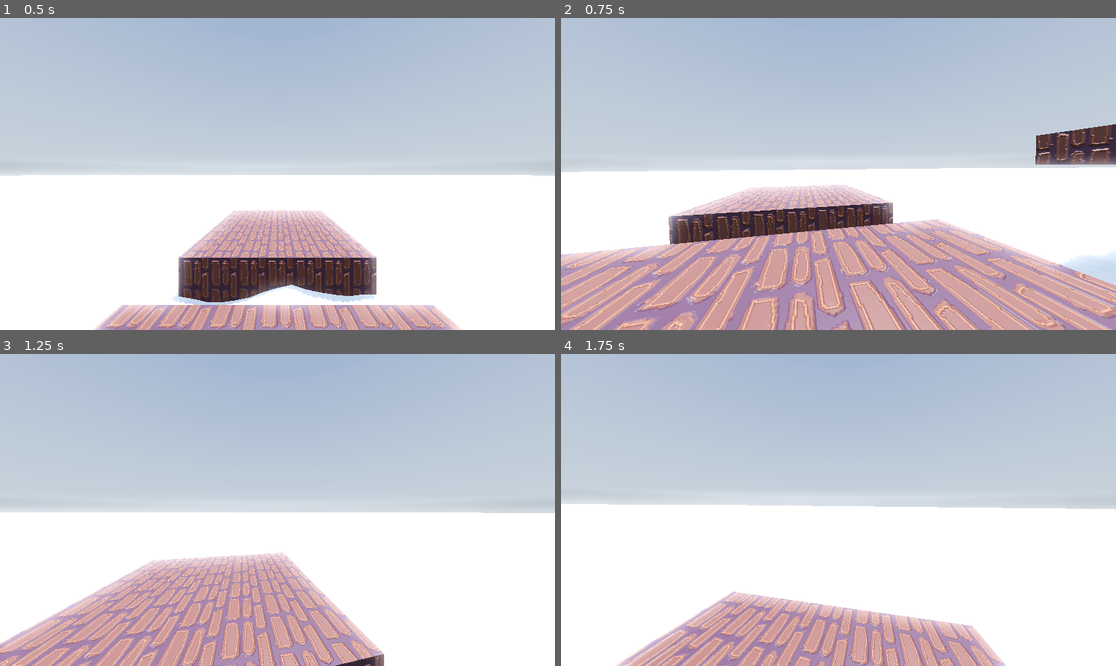
Above: before the commit, frames 1-4 (two rows, left to right).
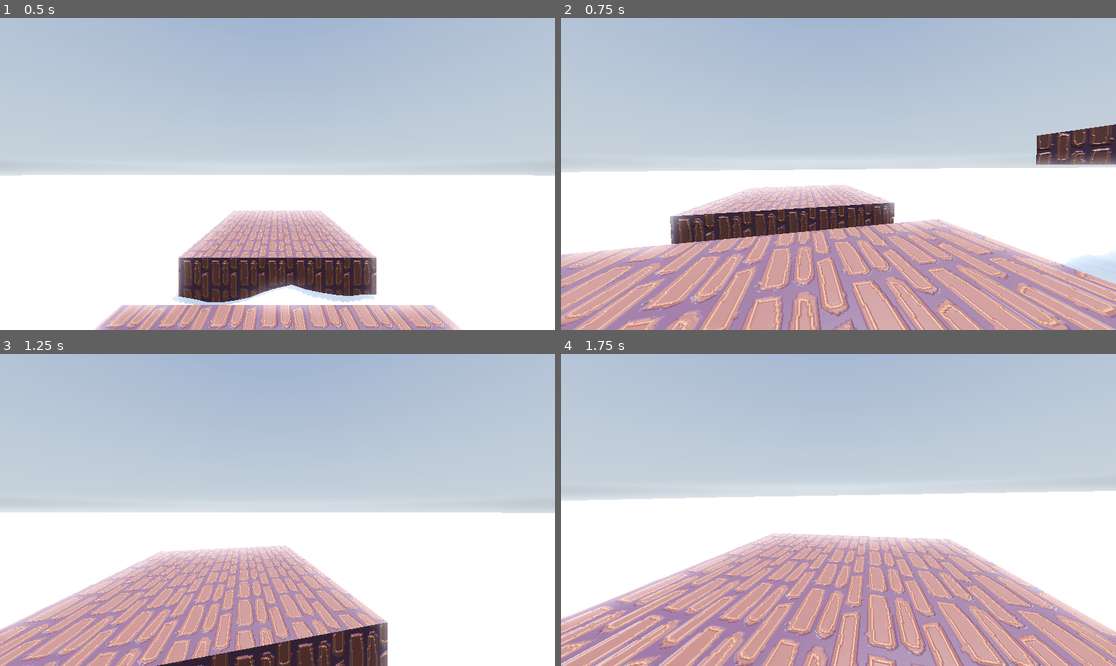
Above: after the commit, the same moments.

Repository: pavvevo/Salt-1-2
Game: Godot game, scene res://scenes/main.tscn
The game is run twice, just before and just after one commit, with the same random seed, the same clock (stepped at 60 frames per second) and the same inputs. A sky picture missing from this copy of the repository is replaced by a grey-blue gradient.
Inputs (mouse positions are in pixels of both pictures, inside the frame that each line leads up to):
- Up to frame 1 (0.5 s): no input
- Up to frame 2 (0.75 s): move the mouse to (866, 174) at 0.52 s; hold W (Forward) from 0.53 s (still down); hold Ctrl (Crouch) from 0.53 s (still down)
- Up to frame 3 (1.25 s): keep holding W (Forward); keep holding Ctrl (Crouch); tap Space (Jump) at 0.77 s
- Up to frame 4 (1.75 s): keep holding W (Forward); move the mouse to (810, 510) at 1.27 s; release Ctrl (Crouch) at 1.28 s; tap Alt (Freelook) at 1.35 s; tap Space (Jump) at 1.52 s

Frame 1 is identical in both runs. In frame 2, 13% of the frame differs, in the area x 0-100%, y 34-100%; in frame 3, 15%; in frame 4, 32%, in the area x 0-100%, y 43-100%.

Commit message:
move speed promqna i zapochva se mecha

Diff:
--- /dev/null
+++ b/meshes/weapons/sword/sword.tres
@@ -0,0 +1,12 @@
+[gd_resource type="Resource" script_class="Weapons" load_steps=3 format=3 uid="uid://bsnoxgvq3yybt"]
+
+[ext_resource type="Script" path="res://meshes/weapons/weapons.gd" id="1_e1kxf"]
+[ext_resource type="ArrayMesh" uid="uid://b0j7wwqud7thc" path="res://meshes/weapons/sword/sword.obj" id="1_v1s45"]
+
+[resource]
+script = ExtResource("1_e1kxf")
+name = &"Sword"
+position = Vector3(0.13, -0.165, -0.22)
+rotation = Vector3(-89, 172, 15)
+mesh = ExtResource("1_v1s45")
+shadow = false
--- /dev/null
+++ b/meshes/weapons/weapons.gd
@@ -0,0 +1,9 @@
+class_name Weapons extends Resource
+
+@export var name : StringName
+@export_category("Weapon Orientation")
+@export var position: Vector3
+@export var rotation: Vector3
+@export_category("Visual Settings")
+@export var mesh : Mesh
+@export var shadow: bool
--- a/scenes/Player.tscn
+++ b/scenes/Player.tscn
@@ -1,6 +1,6 @@
 [gd_scene load_steps=13 format=3 uid="uid://cbfmat004qsnw"]
 
-[ext_resource type="Script" path="res://scripts/Player.gd" id="1_ohnqo"]
+[ext_resource type="Script" path="res://scripts/player.gd" id="1_ohnqo"]
 
 [sub_resource type="CapsuleShape3D" id="CapsuleShape3D_ffv8i"]
 
--- /dev/null
+++ b/scenes/weapon.tscn
@@ -0,0 +1,11 @@
+[gd_scene load_steps=2 format=3 uid="uid://dru3nvnamvafp"]
+
+[ext_resource type="ArrayMesh" uid="uid://b0j7wwqud7thc" path="res://meshes/weapons/sword/sword.obj" id="1_qk385"]
+
+[node name="Weapon" type="Node3D"]
+
+[node name="sword" type="Node3D" parent="."]
+
+[node name="SwordMesh" type="MeshInstance3D" parent="."]
+transform = Transform3D(0.01, 0, 0, 0, 0.01, 0, 0, 0, 0.01, -0.0716569, 0, -0.131167)
+mesh = ExtResource("1_qk385")
--- a/scripts/player.gd
+++ b/scripts/player.gd
@@ -16,15 +16,15 @@
 var drive = false
 
 var can_move = true
-const walk_speed = 7.0
-const run_speed = 10.0
+const walk_speed = 4.0
+const run_speed = 7.0
 const crouch_speed = 5.0
 var friction = 20
 var ground_friction = 30
 var air_friction = 10
 
 var move_speed = 5.0
-const jump_power = 6
+const jump_power = 4
 var lerp_speed = 5.0
 var gravity = ProjectSettings.get_setting("physics/3d/default_gravity")
 var onground = 0
--- a/weapon.tscn
+++ /dev/null
@@ -1,3 +0,0 @@
-[gd_scene format=3 uid="uid://dru3nvnamvafp"]
-
-[node name="Weapon" type="Node3D"]
Not shown, added: meshes/weapons/sword/sword.mtl
Not shown, added: meshes/weapons/sword/sword.obj
Not shown, added: meshes/weapons/sword/sword.obj.import
Not shown, removed: assets/sword.blend
Not shown, removed: materials/sword.blend
Not shown, removed: textures/sword.blend
